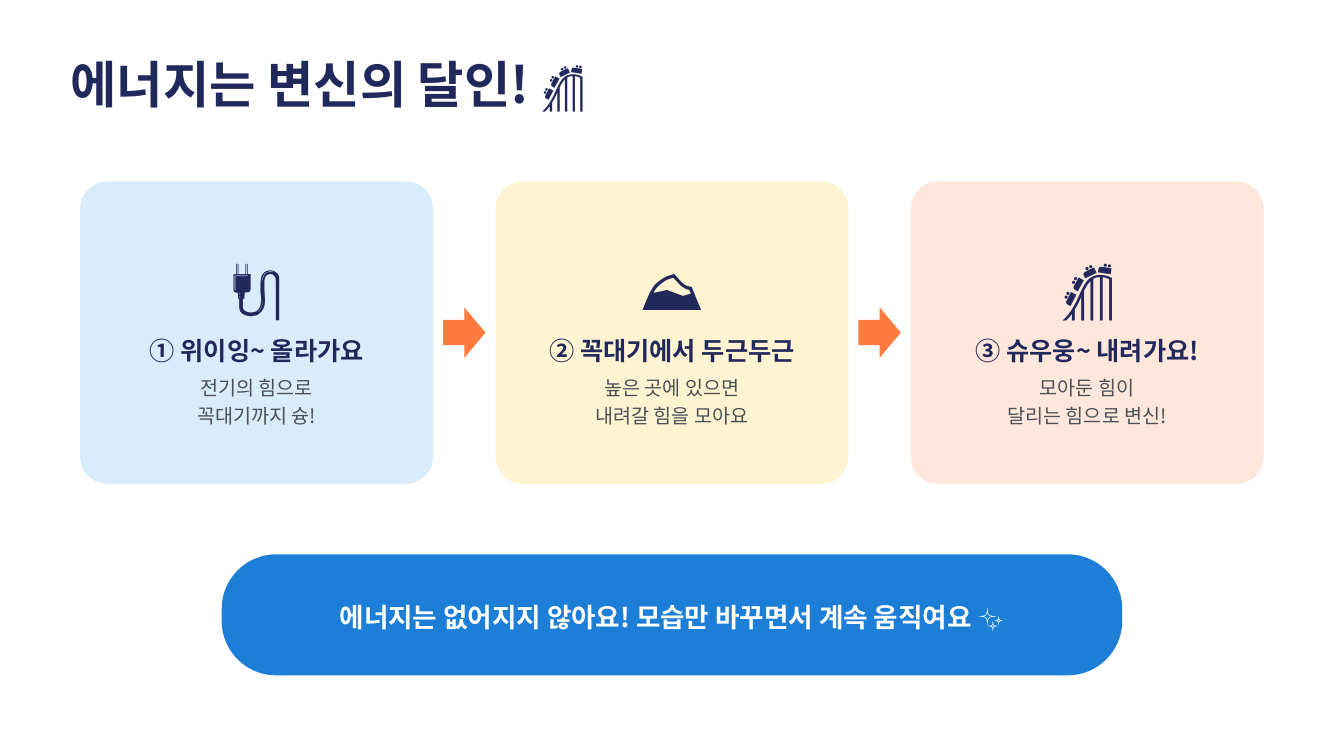
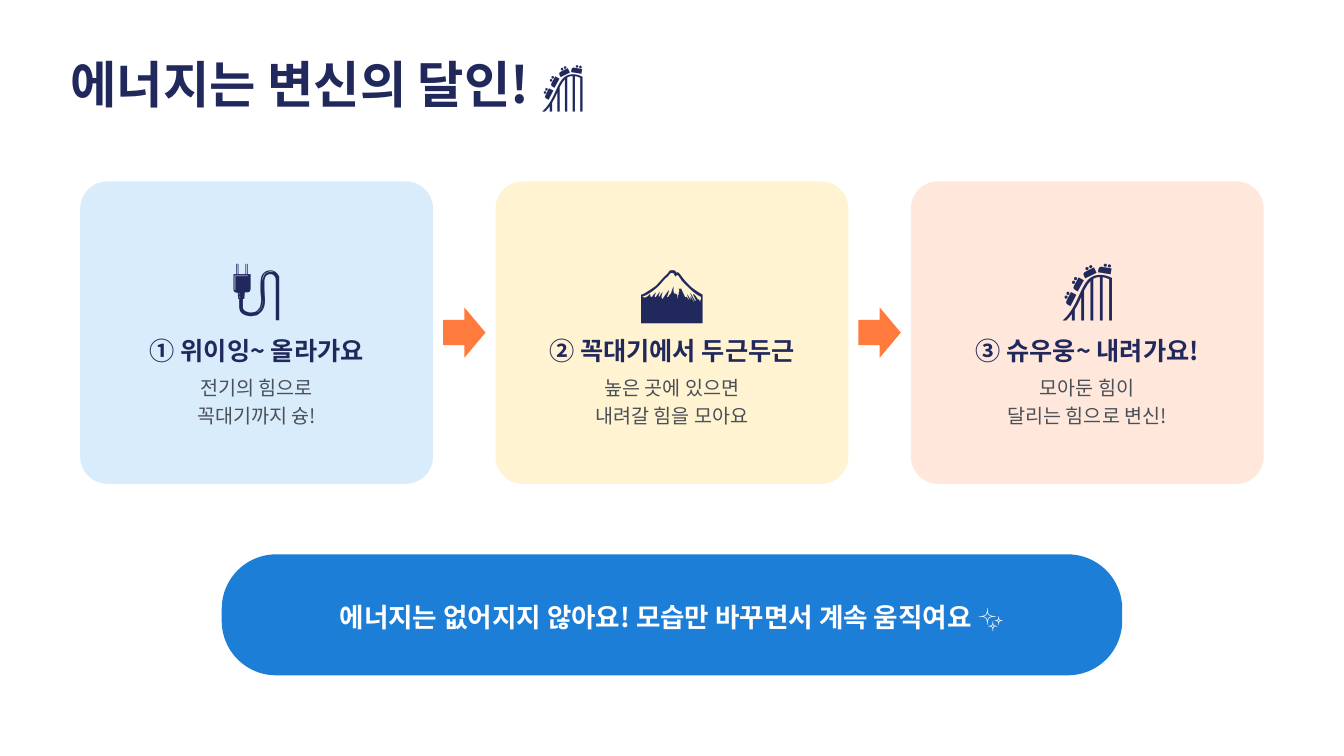
Before and after one commit to parksang-jun/ecture-materials, a slide deck: slide 5 of 강의자료/원자력 세상_초등 3-4학년용.pptx. Drawn at 1344x756 pixels with LibreOffice and Linux fonts; fonts in the diff are those of the drawing. Boxes give left, top, right and bottom in pixels: in the first picture for what was removed or moved away, otherwise in the second. Text is boxed around its words. In the diff, an @@ line names an element or a change of style, - is before the commit and + after.

```diff
--- a/강의자료/원자력 세상_초등 3-4학년용.pptx
+++ b/강의자료/원자력 세상_초등 3-4학년용.pptx
@@ text in rounded rectangle at (x1=496, y1=181, x2=849, y2=484): text changed @@
-⛰️
+🗻
```
Also in this commit, not shown: 19 other slides changed, 2 other files.
